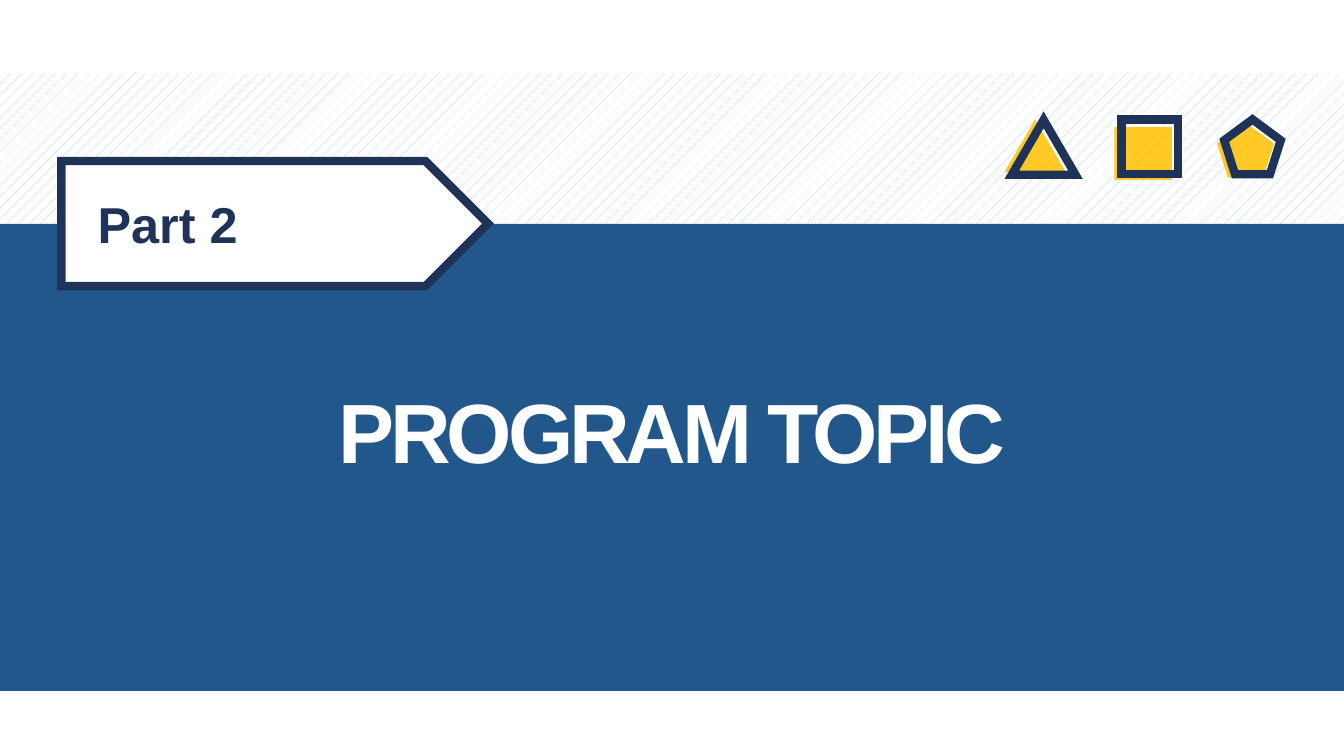
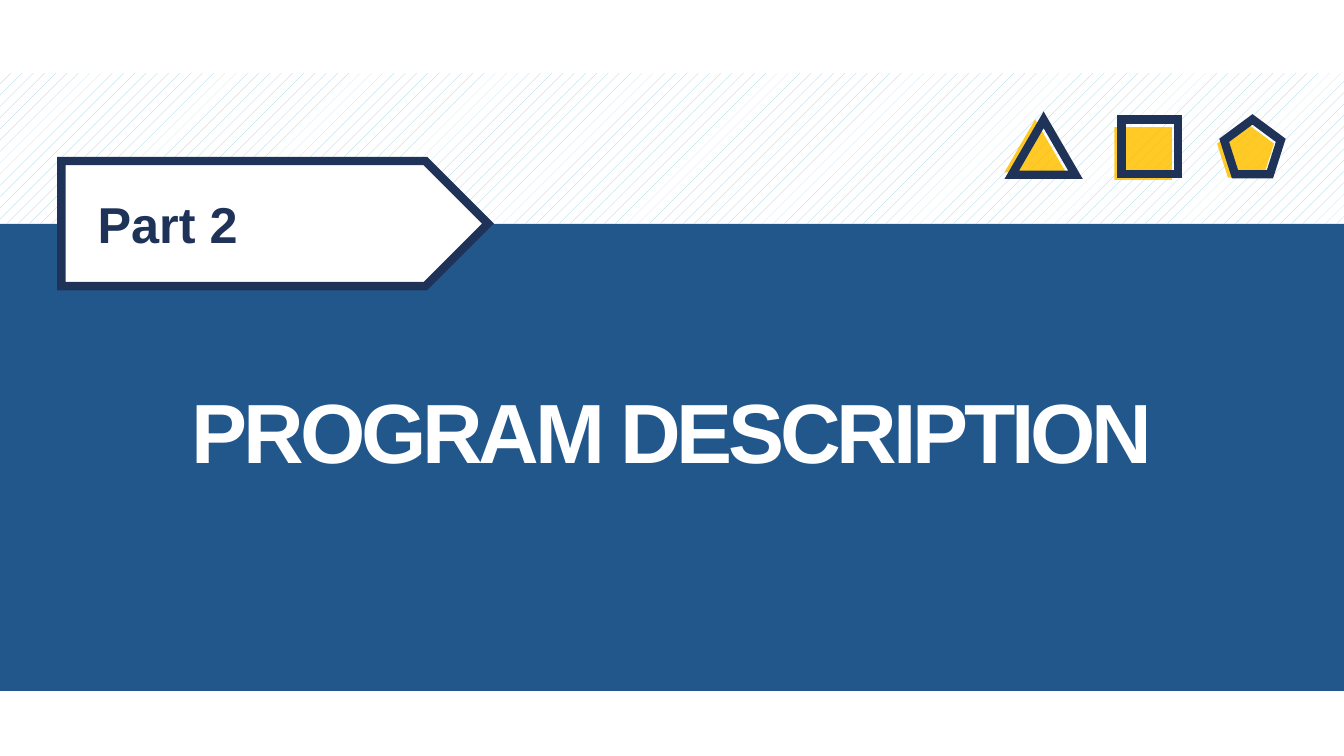
Before and after one commit to sysprogramming/sysproj, a slide deck: slide 5 of TEAM 11.pptx (slide 4 before the commit). Drawn at 1344x756 pixels with LibreOffice and Linux fonts; fonts in the diff are those of the drawing. Boxes give left, top, right and bottom in pixels: in the first picture for what was removed or moved away, otherwise in the second. Text is boxed around its words. In the diff, an @@ line names an element or a change of style, - is before the commit and + after.

```diff
--- a/TEAM 11.pptx
+++ b/TEAM 11.pptx
@@ text at (192, 404, 1152, 464): text changed @@
-PROGRAM TOPIC
+PROGRAM DESCRIPTION
```
Also in this commit, not shown: 2 other slides changed, 5 slides added.
